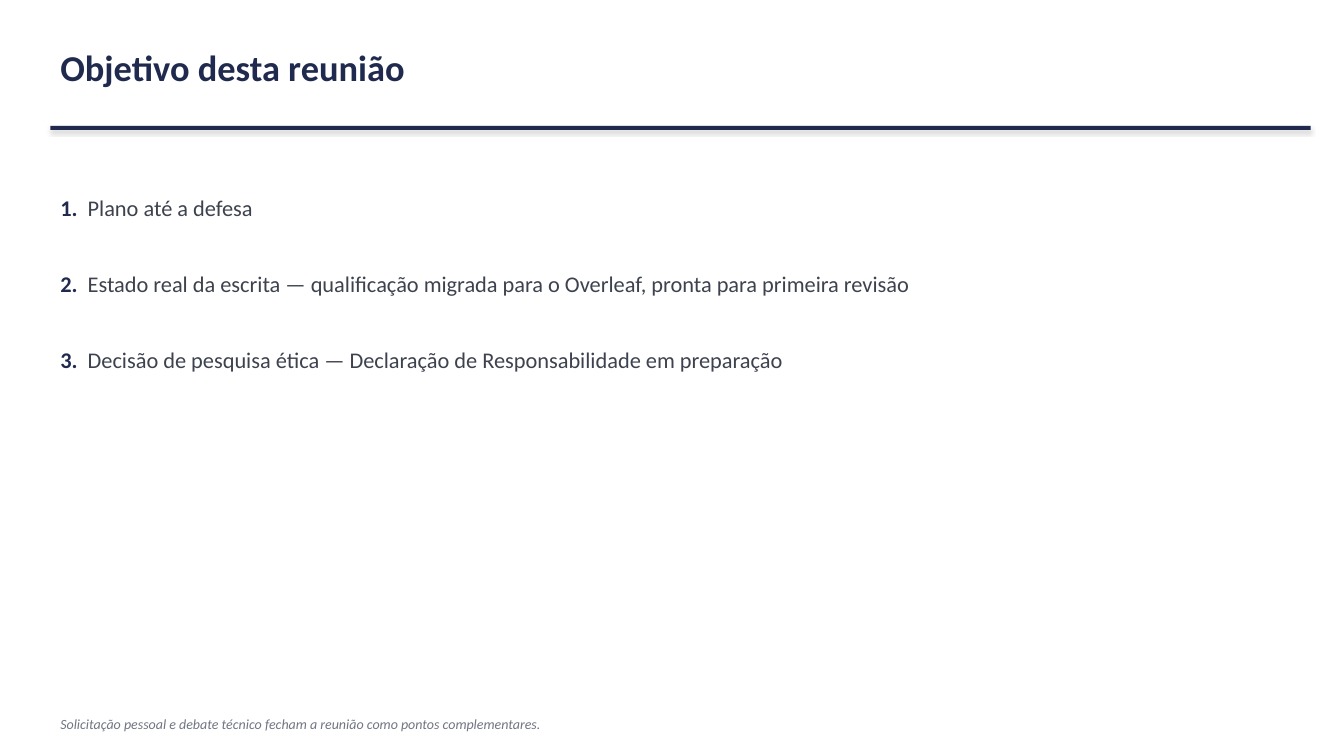
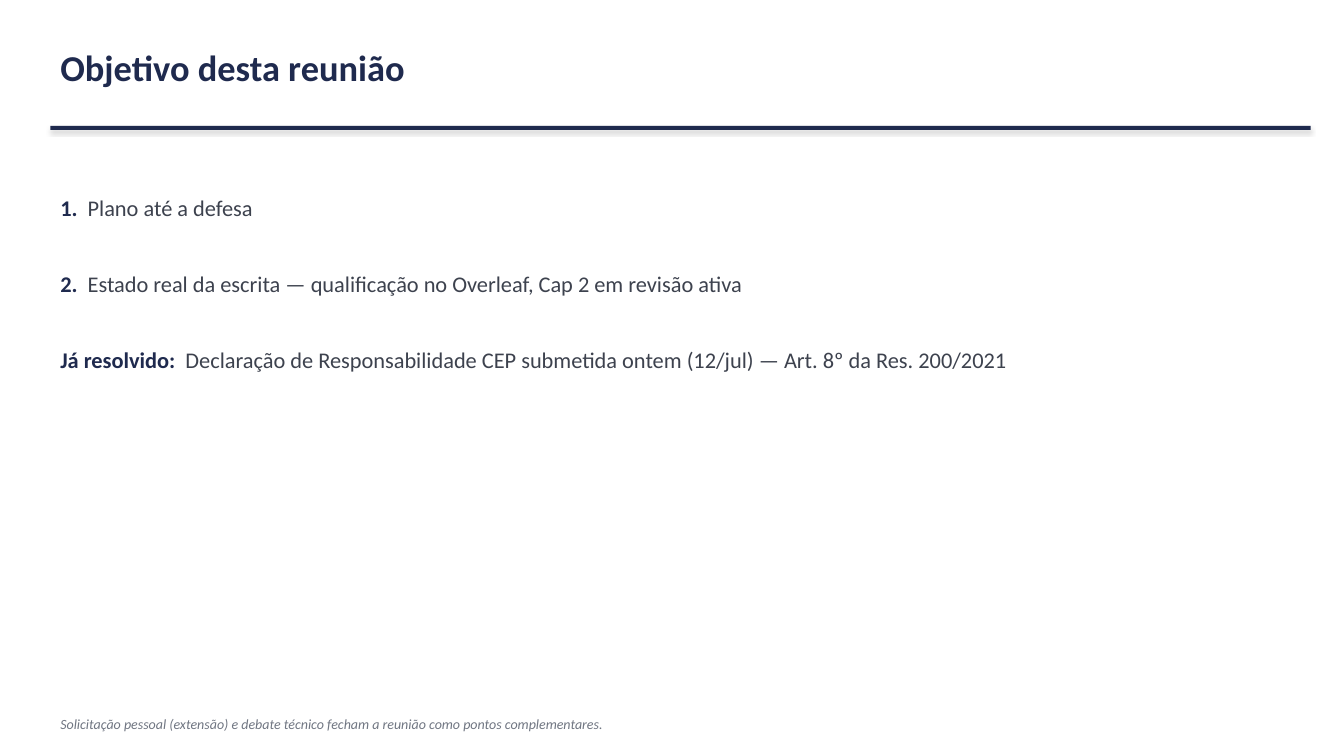
Before and after one commit to marcellozzetti/Facial-Recognition-Models-Mitigating-Bias, a slide deck: slide 2 of docs/ativo/material_reuniao_orientador_2026-07-13.pptx. Drawn at 1344x756 pixels with LibreOffice and Linux fonts; fonts in the diff are those of the drawing. Boxes give left, top, right and bottom in pixels: in the first picture for what was removed or moved away, otherwise in the second. Text is boxed around its words. In the diff, an @@ line names an element or a change of style, - is before the commit and + after.

```diff
--- a/docs/ativo/material_reuniao_orientador_2026-07-13.pptx
+++ b/docs/ativo/material_reuniao_orientador_2026-07-13.pptx
@@ text at bbox=[60, 276, 1006, 372]: text changed @@
-2. Estado real da escrita — qualificação migrada para o Overleaf, pronta para primeira revisão
-3. Decisão de pesquisa ética — Declaração de Responsabilidade em preparação
+2. Estado real da escrita — qualificação no Overleaf, Cap 2 em revisão ativa
+Já resolvido: Declaração de Responsabilidade CEP submetida ontem (12/jul) — Art. 8º da Res. 200/2021
@@ text at bbox=[60, 719, 603, 731]: text changed @@
-Solicitação pessoal e debate técnico fecham a reunião como pontos complementares.
+Solicitação pessoal (extensão) e debate técnico fecham a reunião como pontos complementares.
```
Also in this commit, not shown: 5 other slides changed, 5 slides removed, 4 other files.
